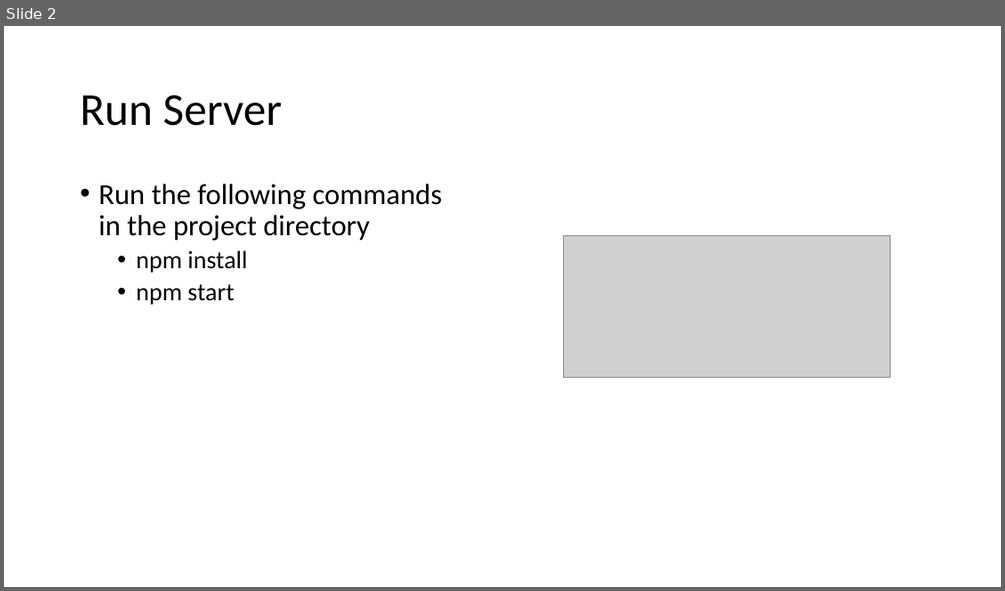
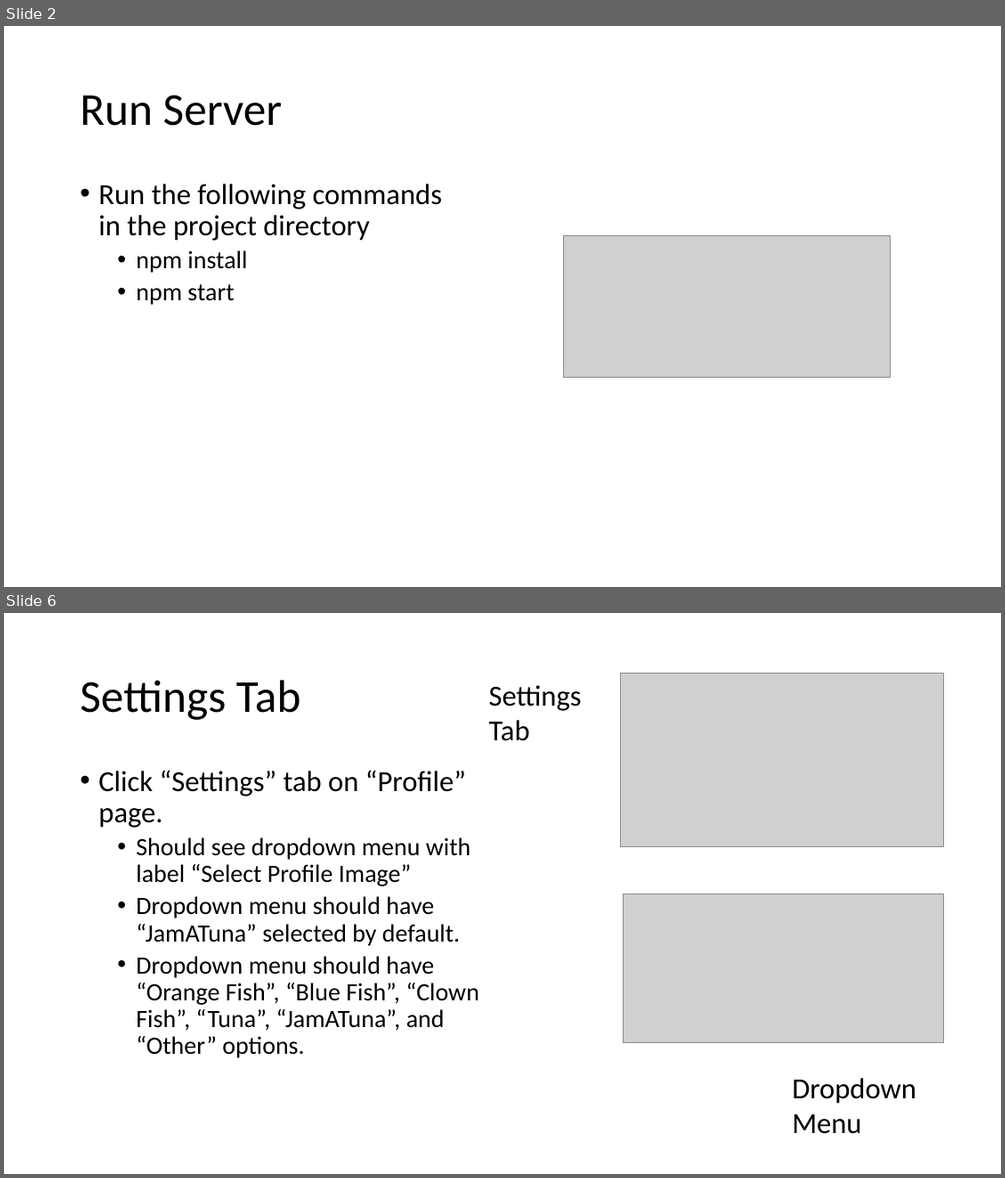
Before and after one commit to tdog191/JamATuna, a slide deck: Test Plan.pptx. Shown one above the other, each under a label of ours: slide 2 before the commit, slides 2 and 6 after it; the slides between them are not shown. The pictures are 1005x591 and 1005x1178 pixels, drawn with LibreOffice and Linux fonts; fonts in the diff are those of the drawing; grey boxes stand for pictures. Boxes give left, top, right and bottom in pixels: in the first picture for what was removed or moved away, otherwise in the second. Text is boxed around its words. In the diff, an @@ line names an element or a change of style, - is before the commit and + after.

Commit message:
Add documentation to 'profile.css', 'users.css', and 'profile.html', update manual test plan for profile, users, and chat pages, and upload another clip art image of a fish for the manual test plan.

```diff
--- a/Test Plan.pptx
+++ b/Test Plan.pptx
@@ slide 6 added at (4, 613, 1001, 1174), background #FFFFFF @@
@@ title added at (80, 680, 301, 720), 44 pt, text #000000 @@
+Settings Tab
@@ text added at (489, 685, 582, 741), 28 pt, text #000000 @@
+Settings Tab
@@ picture added at (620, 674, 943, 847) @@
@@ text added at (98, 770, 479, 1058), 24 pt, text #000000 @@
+• Click “Settings” tab on “Profile” page.
+  • Should see dropdown menu with label “Select Profile Image”
+  • Dropdown menu should have “JamATuna” selected by default.
+  • Dropdown menu should have “Orange Fish”, “Blue Fish”, “Clown Fish”, “Tuna”, “JamATuna”, and “Other” options.
@@ picture added at (623, 893, 944, 1043) @@
@@ text added at (792, 1078, 916, 1134), 28 pt, text #000000 @@
+Dropdown Menu
```
Also in this commit, not shown: 6 slides changed, 3 other slides added, 4 other files.
